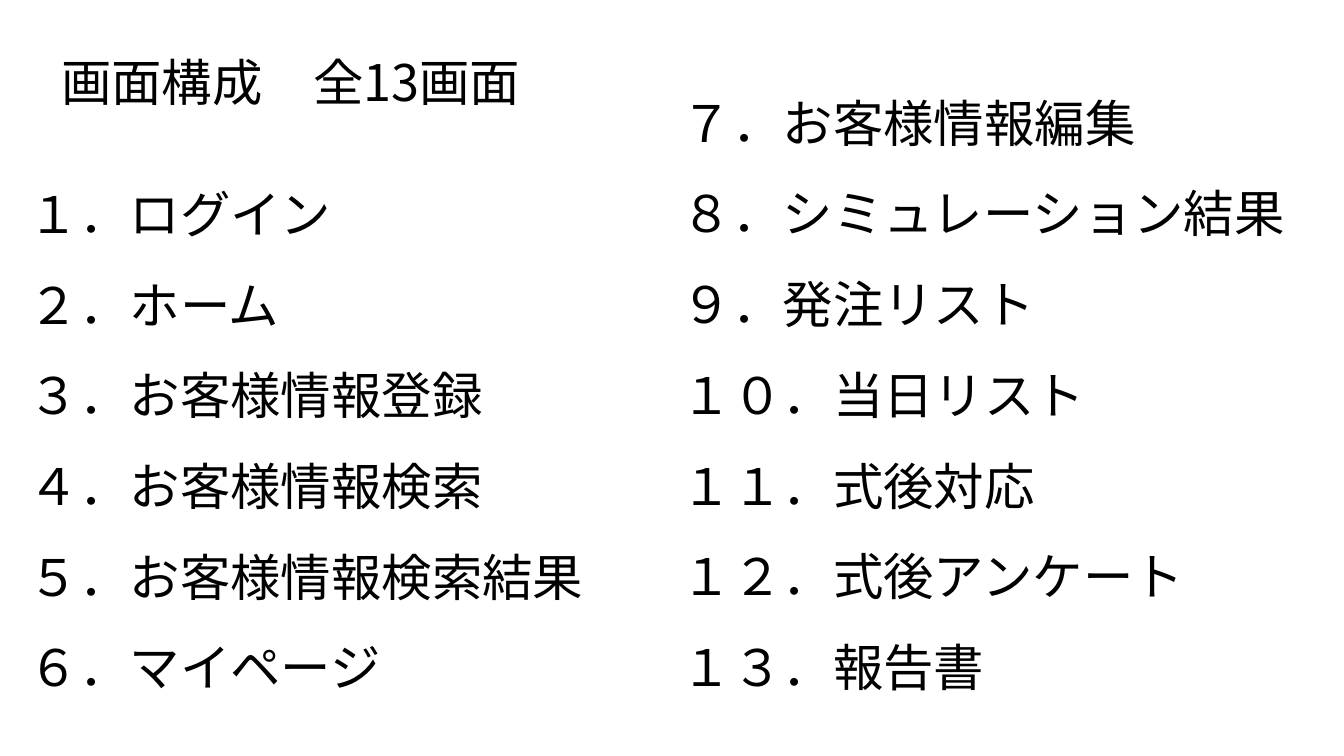
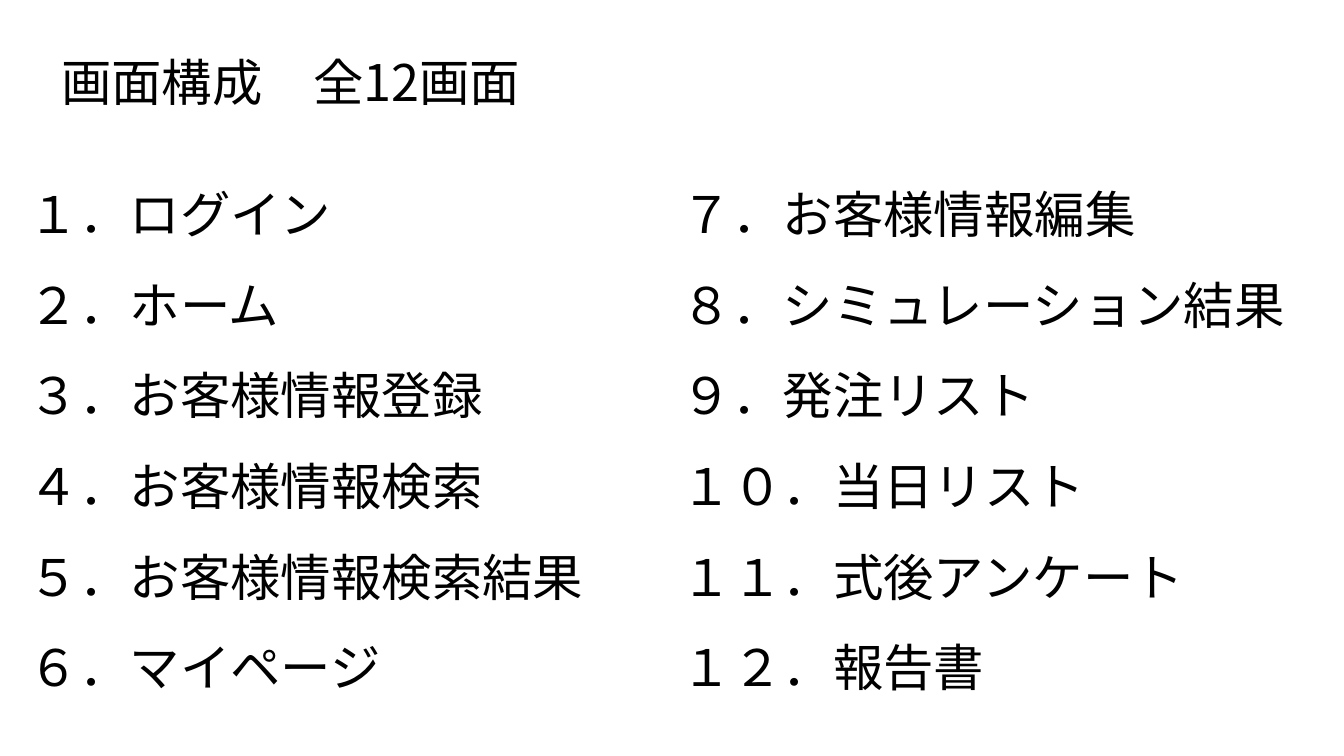
Before and after one commit to plusdojo2024/B3, a slide deck: slide 3 of doc/02_外部設計/02_画面遷移図_B3ビーチサンダル.pptx. Drawn at 1344x756 pixels with LibreOffice and Linux fonts; fonts in the diff are those of the drawing. Boxes give left, top, right and bottom in pixels: in the first picture for what was removed or moved away, otherwise in the second. Text is boxed around its words. In the diff, an @@ line names an element or a change of style, - is before the commit and + after.

```diff
--- a/doc/02_外部設計/02_画面遷移図_B3ビーチサンダル.pptx
+++ b/doc/02_外部設計/02_画面遷移図_B3ビーチサンダル.pptx
@@ text at (61,58,520,105): text changed @@
-画面構成 全13画面
+画面構成 全12画面
@@ text "７．お客様情報編集": place and size @@
-text "７．お客様情報編集" at (682,99,1285,691)
+text "７．お客様情報編集" at (682,190,1285,691)
@@ text at (682,553,1184,691): text changed @@
-１１．式後対応
-１２．式後アンケート
-１３．報告書
+１１．式後アンケート
+１２．報告書
```
Also in this commit, not shown: 1 other slide changed, 3 other files.
